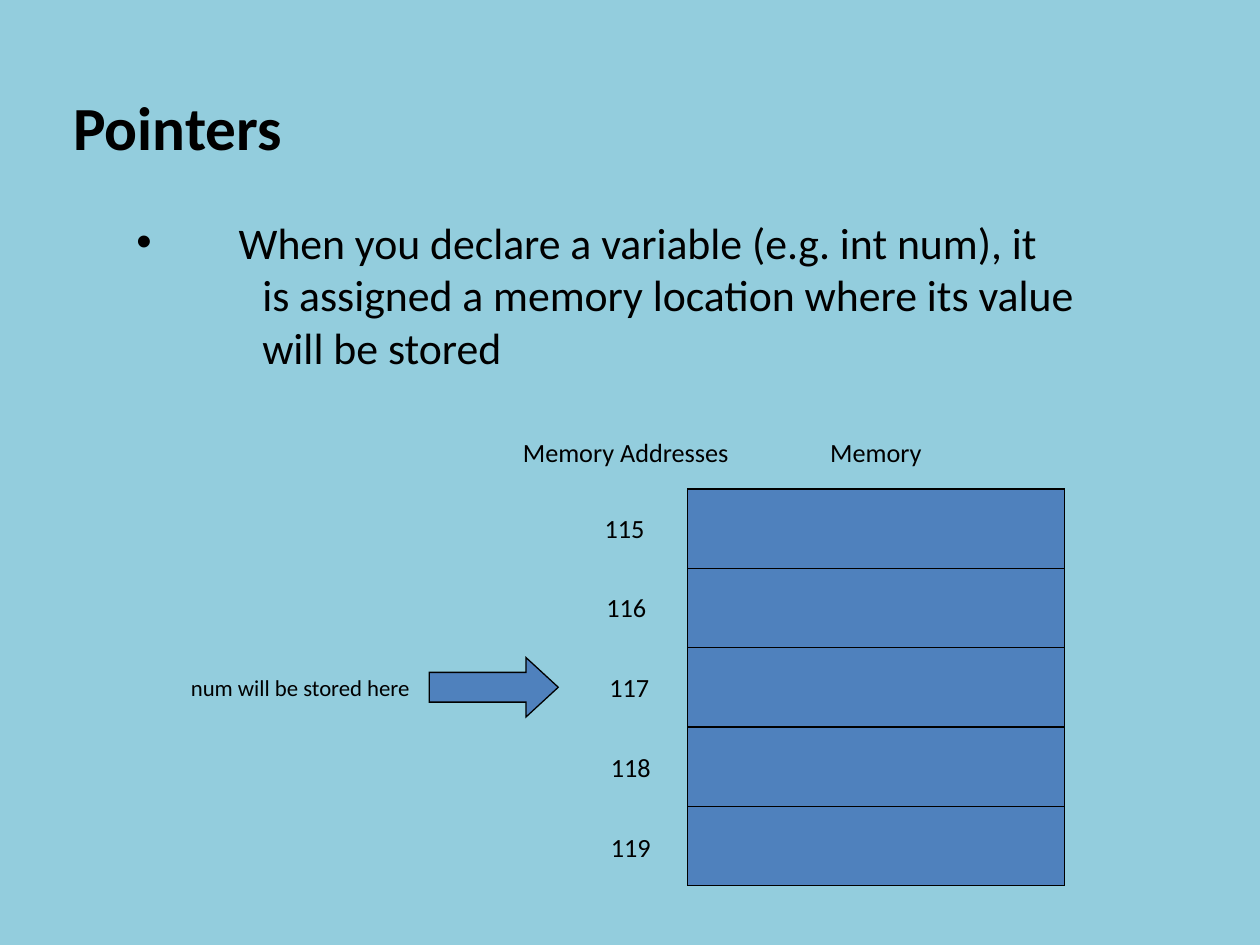
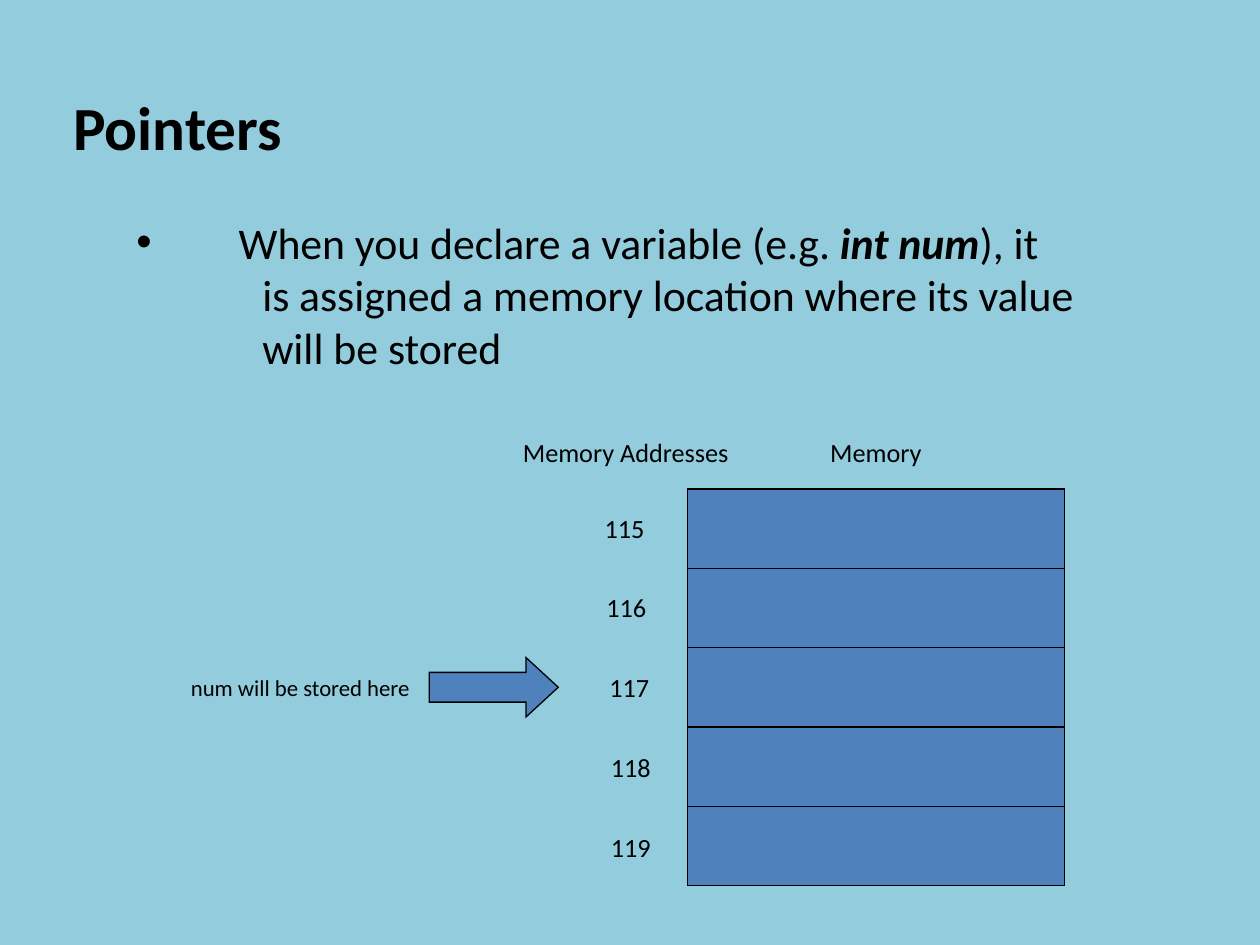
Before and after one commit to szetko/course-materials, a slide deck: slide 4 of Programming 4/01.2 Pointers/01.2 Pointers.pptx (slide 3 before the commit). Drawn at 1260x945 pixels with LibreOffice and Linux fonts; fonts in the diff are those of the drawing. Boxes give left, top, right and bottom in pixels: in the first picture for what was removed or moved away, otherwise in the second. Text is boxed around its words. In the diff, an @@ line names an element or a change of style, - is before the commit and + after.

```diff
--- a/Programming 4/01.2 Pointers/01.2 Pointers.pptx
+++ b/Programming 4/01.2 Pointers/01.2 Pointers.pptx
@@ text at box(239, 227, 1039, 267): bold on, italic on in "int num)," @@
```
Also in this commit, not shown: 1 other slide changed, 2 slides added, 10 other files.
